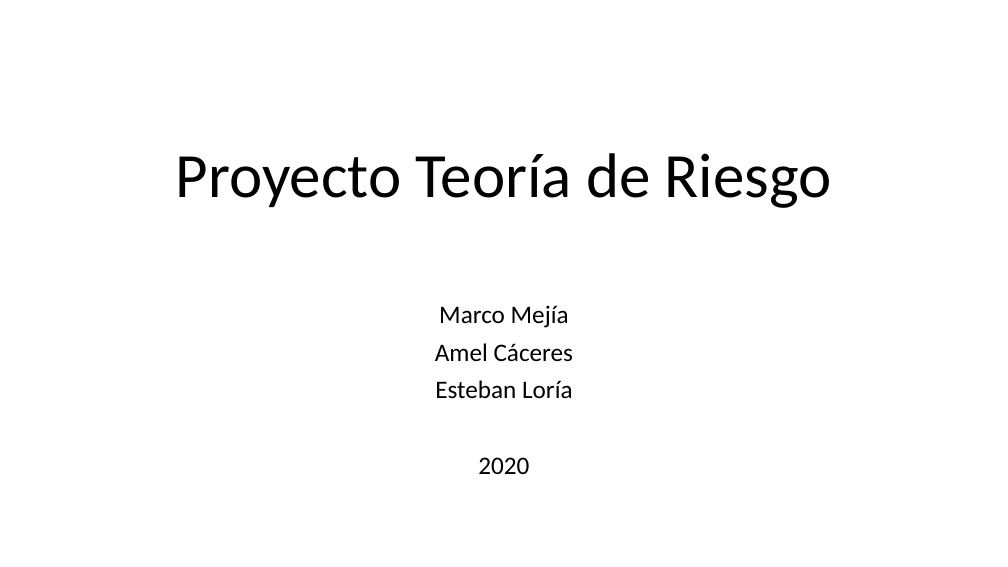
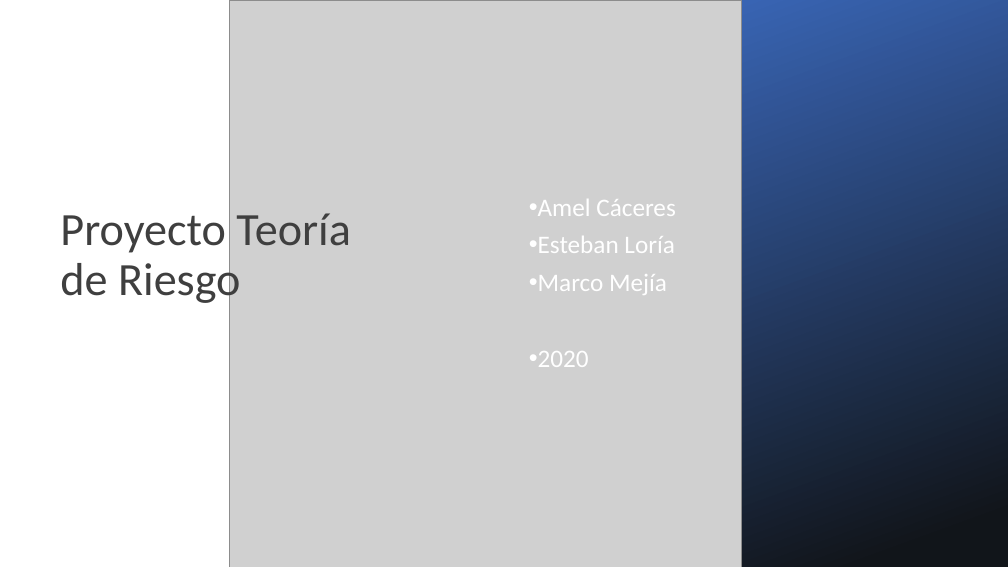
Before and after one commit to EstebanLSCR/Codigo-proyecto, a slide deck: slide 1 of Presentación proyecto.pptx. Drawn at 1008x567 pixels with LibreOffice and Linux fonts; fonts in the diff are those of the drawing; grey boxes stand for pictures. Boxes give left, top, right and bottom in pixels: in the first picture for what was removed or moved away, otherwise in the second. Text is boxed around its words. In the diff, an @@ line names an element or a change of style, - is before the commit and + after.

```diff
--- a/Presentación proyecto.pptx
+++ b/Presentación proyecto.pptx
@@ background #FFFFFF to #000000 @@
@@ rectangle added at (x1=0, y1=0, x2=365, y2=567), fill #FFFFFF @@
@@ rectangle added at (x1=106, y1=0, x2=1008, y2=567), fill gradient #3965B5 to #11151A @@
@@ picture added at (x1=230, y1=0, x2=741, y2=567) @@
@@ subtitle "Amel Cáceres" moved from (x1=435, y1=305, x2=574, y2=474) to (x1=538, y1=199, x2=676, y2=367) @@
@@ subtitle "Amel Cáceres" at (x1=538, y1=199, x2=676, y2=367): vertical alignment top to middle @@
@@ title "Proyecto Teoría de Riesgo" moved from (x1=176, y1=153, x2=832, y2=208) to (x1=60, y1=213, x2=351, y2=307) @@
@@ title "Proyecto Teoría de Riesgo" at (x1=60, y1=213, x2=351, y2=307): size 60 to 44 pt, text colour #000000 to #3F3F3F; alignment centre to left; vertical alignment bottom to middle @@
@@ subtitle at (x1=538, y1=199, x2=676, y2=367): text colour #000000 to #FFFFFF in "Amel Cáceres", "Esteban Loría", "2020"; alignment centre to left; bullet none to • @@
@@ subtitle at (x1=538, y1=274, x2=667, y2=295): paragraph added @@
+• Marco Mejía
@@ subtitle at (x1=439, y1=305, x2=569, y2=328): paragraph removed @@
-Marco Mejía
```
Also in this commit, not shown: 1 other slide changed, 12 slides added, 7 other files.
